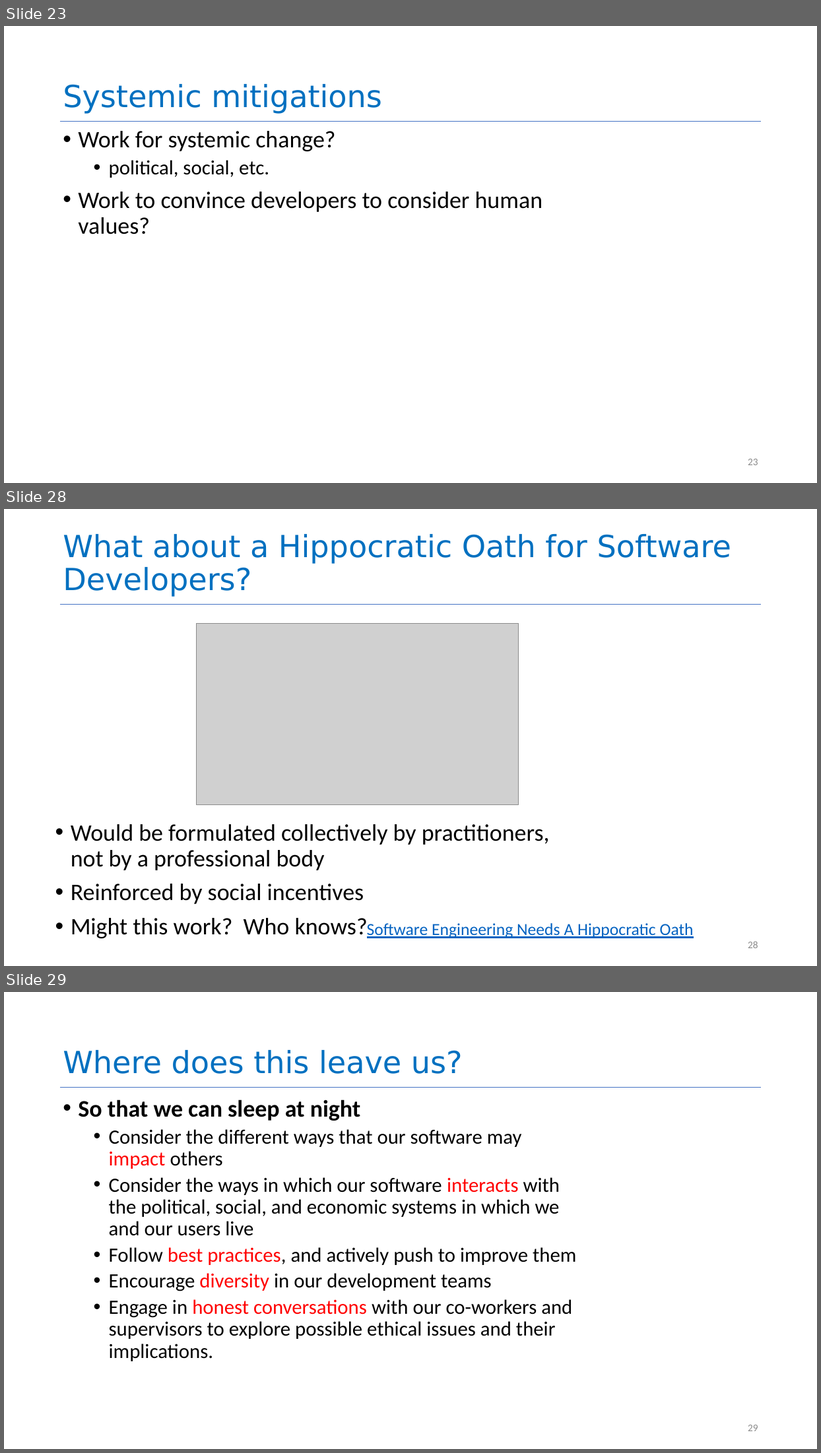
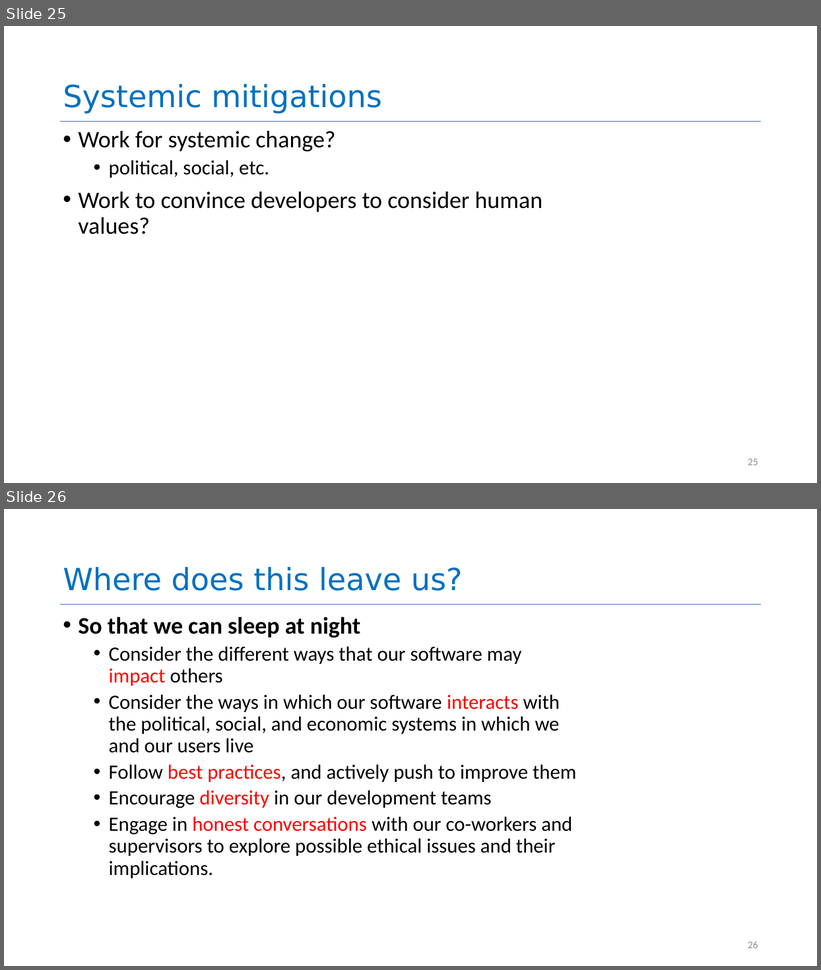
Before and after one commit to neu-se/CS4530-Fall-2025, a slide deck: Slides/Module 16A Engineering Ethical Software.pptx. Shown one above the other, each under a label of ours: slides 23, 28 and 29 before the commit, slides 25 and 26 after it; the slides between them are not shown. The pictures are 821x1453 and 821x970 pixels, drawn with LibreOffice and Linux fonts; fonts in the diff are those of the drawing; grey boxes stand for pictures. Boxes give left, top, right and bottom in pixels: in the first picture for what was removed or moved away, otherwise in the second. Text is boxed around its words. In the diff, an @@ line names an element or a change of style, - is before the commit and + after.

```diff
--- a/Slides/Module 16A Engineering Ethical Software.pptx
+++ b/Slides/Module 16A Engineering Ethical Software.pptx
@@ slide 28 removed at (4, 509, 817, 966), background #FFFFFF; not listed: 1 template element that a slide beside it also shows @@
@@ title removed at (63, 534, 731, 597) @@
-What about a Hippocratic Oath for Software Developers?
@@ picture removed at (196, 623, 519, 805) @@
@@ text removed at (71, 824, 550, 939) @@
-• Would be formulated collectively by practitioners, not by a professional body
-• Reinforced by social incentives
-• Might this work? Who knows?
@@ text removed at (367, 923, 694, 939) @@
-Software Engineering Needs A Hippocratic Oath
@@ page number removed at (748, 941, 758, 949) @@
-28
@@ what was slide 23 is now slide 25 @@
@@ page number at (748, 459, 758, 466): text changed @@
-23
+25
@@ what was slide 29 is now slide 26 @@
@@ page number at (748, 942, 758, 949): text changed @@
-29
+26
```
Also in this commit, not shown: 2 slides changed, 7 slides added, 9 other slides removed, 1 other file.
